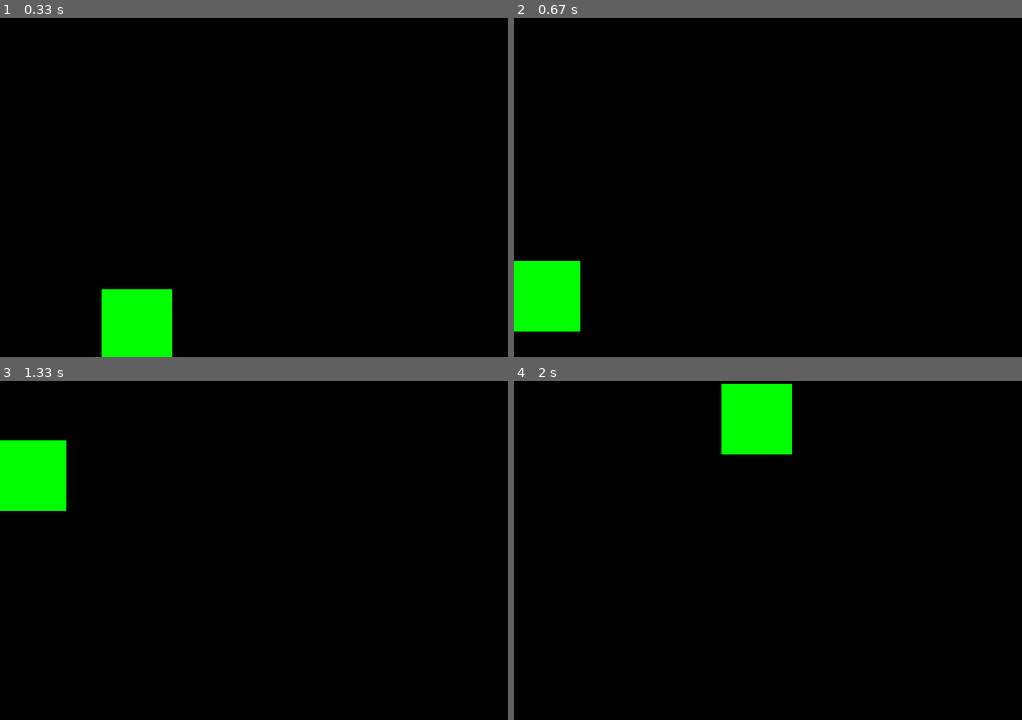
Above: before the commit, frames 1-4 (two rows, left to right).
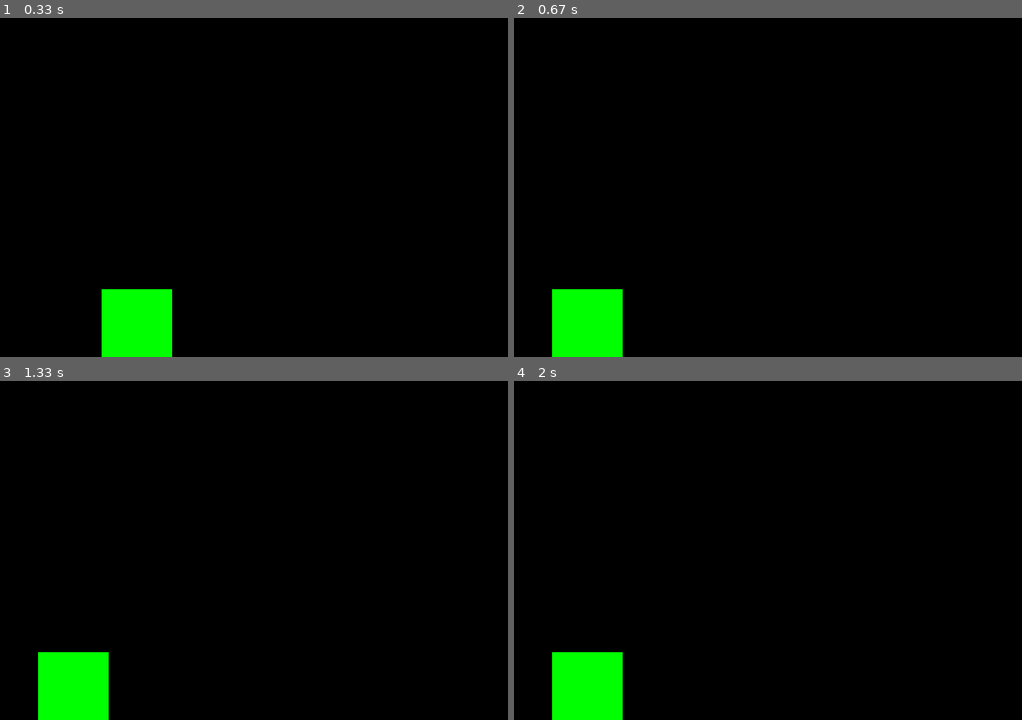
Above: after the commit, the same moments.

Repository: icesotope41/tryingOutPyGame
Game: pygame game, started from src/app.py
Two runs of this game, one before a commit and one after it. Both use one fixed random seed, a clock stepped at 60 frames per second and the inputs below.
Inputs (mouse positions are in pixels of both pictures, inside the frame that each line leads up to):
- Up to frame 1 (0.33 s): no input
- Up to frame 2 (0.67 s): click (585, 323) at 0.4 s
- Up to frame 3 (1.33 s): no input
- Up to frame 4 (2 s): no input

Frame 1 is identical in both runs. In frame 2, 4.1% of the frame differs, in the area x 0-22%, y 71-100%; in frame 3, 5.5%; in frame 4, 5.7%, in the area x 7-55%, y 0-100%.

Commit message:
stops moving square when clicked

Diff:
--- a/src/app.py
+++ b/src/app.py
@@ -1,27 +1,52 @@
 import pygame
 from createBlitz import RectBlit,colours
 
-def checkcollide():
-    pass
+screenHeight = 480
+screenWidth = 720
+
+def text_objects(text, font):
+    textSurface = font.render(text, True, colours["black"])
+    return textSurface, textSurface.get_rect()
+
+
+def message_display(text):
+    largeText = pygame.font.Font('freesansbold.ttf',115)
+    TextSurf, TextRect = text_objects(text, largeText)
+    TextRect.center = ((screenWidth/2),(screenHeight/2))
+    screen.blit(TextSurf, TextRect)
+
+
+def checkCollide(gameEvents, rightXCoord, topYCoord):
+    global pos
+    pos = (-1000, -1000)
+    leftXCoord = rightXCoord + 100
+    botYCoord = topYCoord + 100
+
+    for event in gameEvents:
+        if event.type == pygame.MOUSEBUTTONDOWN:
+            pos = pygame.mouse.get_pos()
+            print(pos)
+
+            print(pos[0] > rightXCoord and pos[0] < leftXCoord and pos[1] > topYCoord and pos[1] < botYCoord)
+
 
 def main():
-
-    screenHeight = 480
-    screenWidth = 720
-
     pygame.init()
     pygame.display.set_caption("Hello Game")
 
+    xChange = 30
+    yChange = 20
+    x = screenWidth * 0.45 #centered(in small window...)
+    y = screenHeight * 0.8 #bottom page
+    #^ these two var may need to change in the future. prob make local in functions.
+
     display = pygame.display
+    global screen
     screen = display.set_mode((screenWidth,screenHeight), pygame.RESIZABLE)
     display.init()
 
     def pause(t):
         pygame.time.delay(t)
-
-    x = screenWidth * 0.45 #centered
-    y = screenHeight * 0.8 #bottom page
-    #^ these two var may need to change in the future. prob make local in functions.
 
     #main loop
     running = True
@@ -36,11 +61,7 @@
         mvingSq = RectBlit(colours['green'], (x, y, 100, 100))
         mvingSq.createBlit(screen)
 
-        #moving the box
-        #---------------------------------#
-        xChange = 30
-        yChange = 20
-
+        #-----------------#
         if x < 10:
             y -= yChange
             if y < 10:
@@ -55,12 +76,17 @@
                 x -= xChange
         elif y > screenHeight - 110:
             x -= xChange
-        #---------------------------------#
+        #------------------------#
+
+        checkCollide(gameEvents, x, y)
+        if pos[0] > x and pos[0] < x + 100 and pos[1] > y and pos[1] < y + 100:
+                xChange = 0
+                yChange = 0
 
         pygame.display.update()
         pause(50)
         screen.fill(colours["black"])
-        print("({},{})".format(x,y))
+        #print("({},{})".format(x,y))
         pygame.display.update()
 
 
